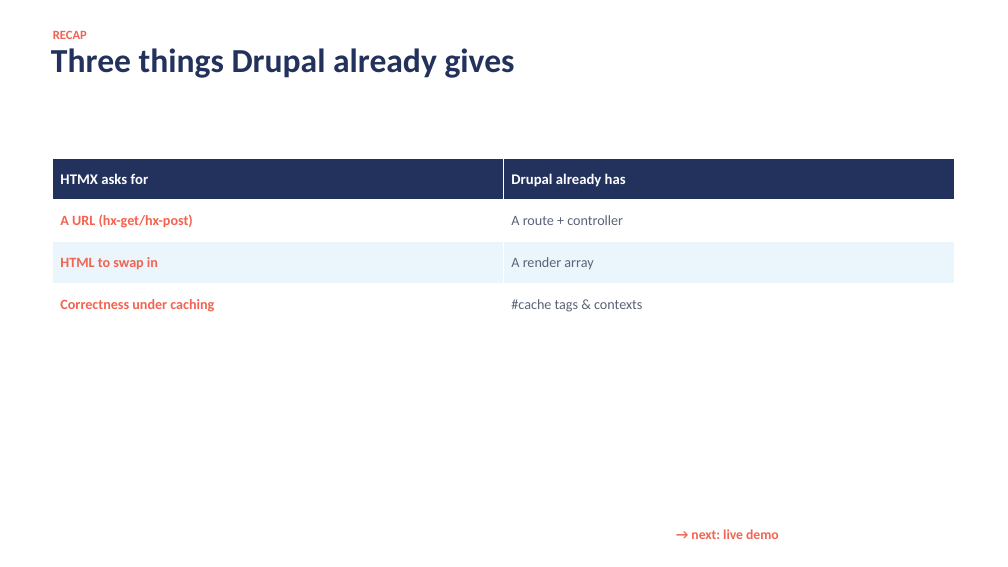
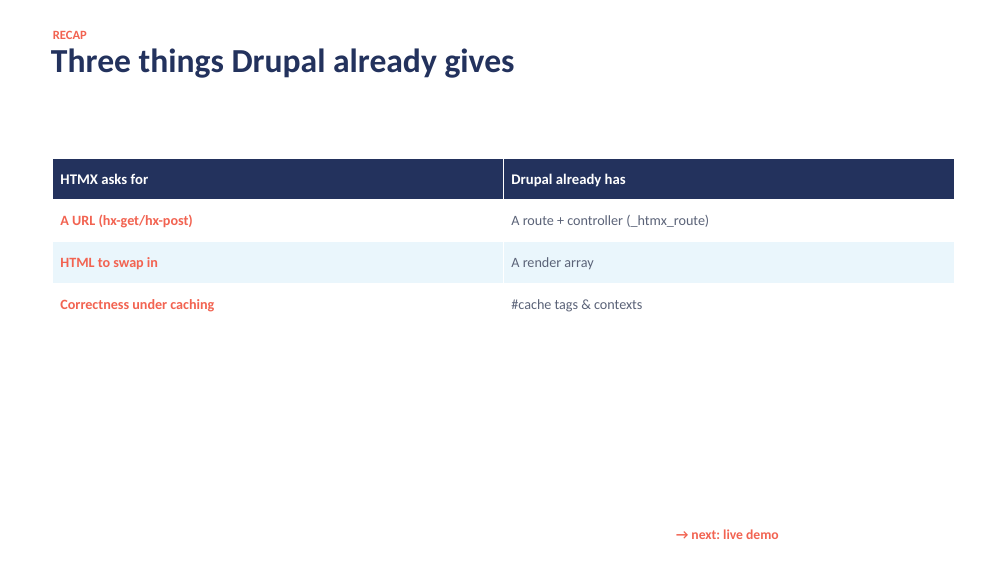
Before and after one commit to RChaubey16/drupalcon-rotterdam-session, a slide deck: slide 29 of Ajax to HTMX.pptx (slide 28 before the commit). Drawn at 1008x567 pixels with LibreOffice and Linux fonts; fonts in the diff are those of the drawing; background and template pictures are left out. Boxes give left, top, right and bottom in pixels: in the first picture for what was removed or moved away, otherwise in the second. Text is boxed around its words. In the diff, an @@ line names an element or a change of style, - is before the commit and + after.

```diff
--- a/Ajax to HTMX.pptx
+++ b/Ajax to HTMX.pptx
@@ table at [53, 159, 956, 407] @@
-row 2, column 2: A route + controller
+row 2, column 2: A route + controller (_htmx_route)
```
Also in this commit, not shown: 10 other slides changed, 12 slides added, 7 other files.
